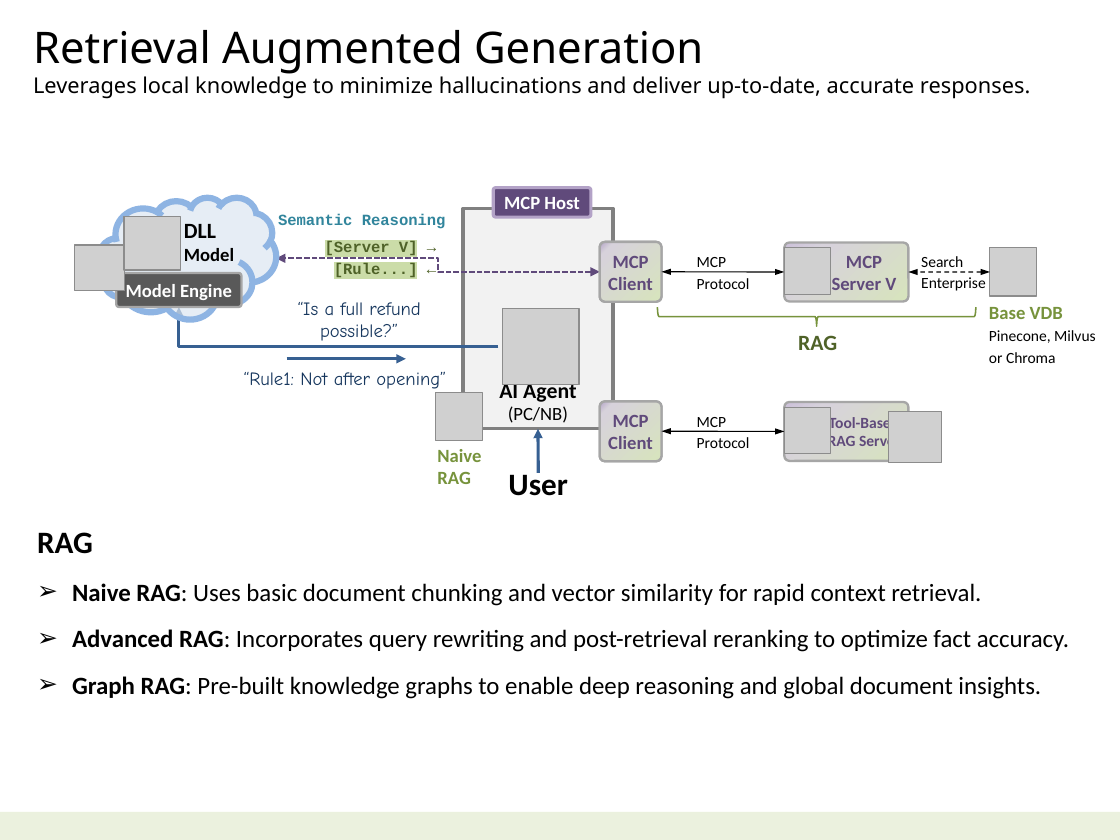
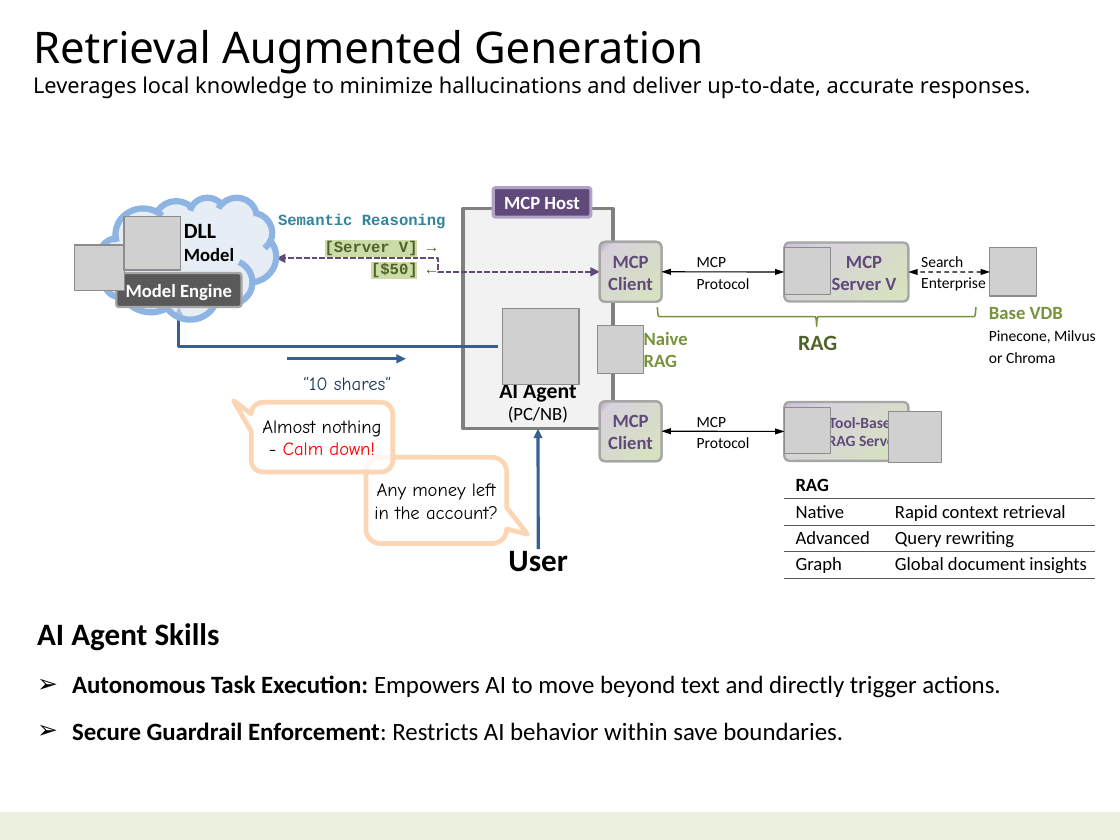
Before and after one commit to navibator/crazy-ai, a slide deck: slide 5 of ai-gemma.pptx. Drawn at 1120x840 pixels with LibreOffice and Linux fonts; fonts in the diff are those of the drawing; grey boxes stand for pictures. Boxes give left, top, right and bottom in pixels: in the first picture for what was removed or moved away, otherwise in the second. Text is boxed around its words. In the diff, an @@ line names an element or a change of style, - is before the commit and + after.

```diff
--- a/ai-gemma.pptx
+++ b/ai-gemma.pptx
@@ text at bbox=[371, 262, 418, 279]: text changed @@
-[Rule...] ←
+[$50] ←
@@ text removed at bbox=[298, 302, 420, 341] @@
-“Is a full refund
-possible?”
@@ picture added at bbox=[597, 326, 643, 374] @@
@@ text "Naive": place and size @@
-text "Naive" at bbox=[437, 449, 481, 484]
+text "Naive" at bbox=[644, 332, 688, 367]
@@ text removed at bbox=[244, 371, 446, 389] @@
-“Rule1: Not after opening”
@@ text added at bbox=[303, 377, 391, 390], 12 pt, text #17375E @@
+“10 shares“
@@ rounded speech box added at bbox=[251, 402, 392, 472], fill #FFFFFF at 80% opacity, outline #FCD5B5 3 pt, 12 pt, text #000000 @@
+Almost nothing
+- Calm down!
@@ picture removed at bbox=[436, 393, 482, 441] @@
@@ arrow moved from (539, 473) - (538, 429) to (539, 549) - (538, 429) @@
@@ rounded speech box added at bbox=[366, 457, 507, 543], fill #FFFFFF at 80% opacity, outline #FCD5B5 3 pt, 12 pt, text #000000 @@
+Any money left
+in the account?
@@ table added at bbox=[784, 473, 1095, 578], 4 rows, 2 columns @@
+RAG | 
+Native | Rapid context retrieval
+Advanced | Query rewriting
+Graph | Global document insights
@@ text "User": place and size @@
-text "User" at bbox=[508, 469, 567, 496]
+text "User" at bbox=[508, 545, 567, 572]
@@ text at bbox=[37, 623, 1000, 741]: text changed @@
-RAG
-➢ Naive RAG: Uses basic document chunking and vector similarity for rapid context retrieval.
-➢ Advanced RAG: Incorporates query rewriting and post-retrieval reranking to optimize fact accuracy.
-➢ Graph RAG: Pre-built knowledge graphs to enable deep reasoning and global document insights.
+AI Agent Skills
+➢ Autonomous Task Execution: Empowers AI to move beyond text and directly trigger actions.
+➢ Secure Guardrail Enforcement: Restricts AI behavior within save boundaries.
```
Also in this commit, not shown: 7 other slides changed, 1 other file.
